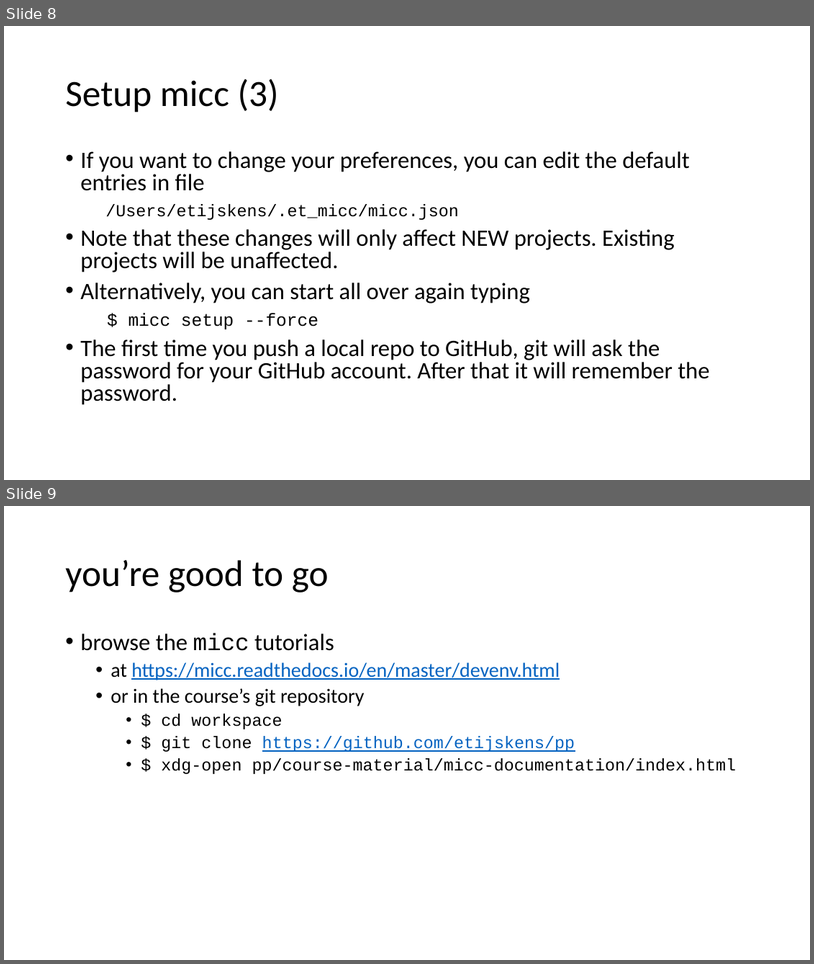
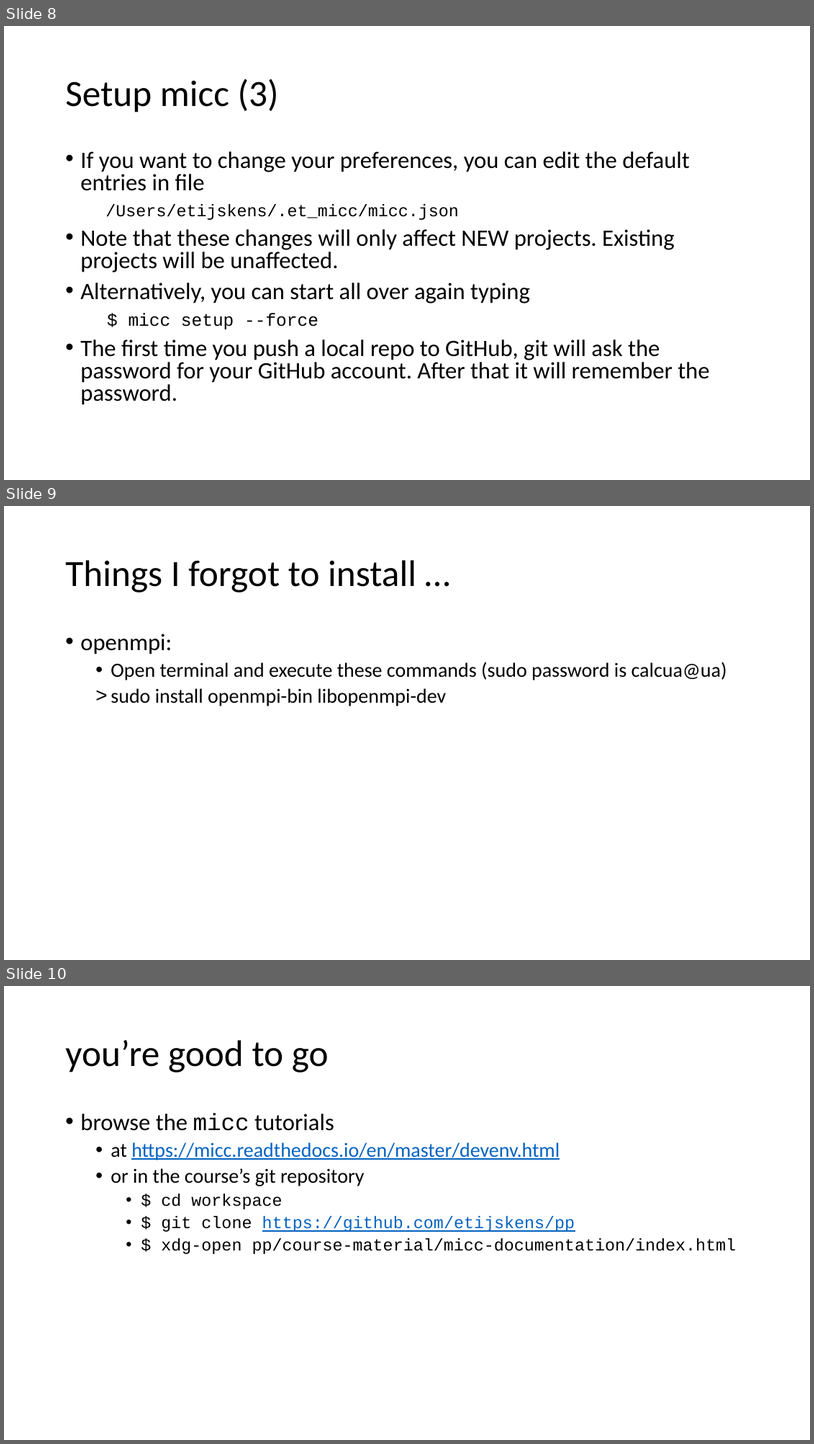
Before and after one commit to etijskens/pp, a slide deck: course-material/personal-setup.pptx. Shown one above the other, each under a label of ours: slides 8 and 9 before the commit, slides 8, 9 and 10 after it. The pictures are 814x964 and 814x1444 pixels, drawn with LibreOffice and Linux fonts; fonts in the diff are those of the drawing. Boxes give left, top, right and bottom in pixels: in the first picture for what was removed or moved away, otherwise in the second. Text is boxed around its words. In the diff, an @@ line names an element or a change of style, - is before the commit and + after.

Commit message:
things i forgot to install

```diff
--- a/course-material/personal-setup.pptx
+++ b/course-material/personal-setup.pptx
@@ slide 9 added at <box>4,506,810,960</box>, background #FFFFFF @@
@@ title added at <box>65,560,417,592</box>, 44 pt, text #000000 @@
+Things I forgot to install …
@@ text added at <box>80,633,728,706</box>, 24 pt, text #000000 @@
+• openmpi:
+  • Open terminal and execute these commands (sudo password is calcua@ua)
+  > sudo install openmpi-bin libopenmpi-dev
@@ what was slide 9 is now slide 10 @@
```
Also in this commit, not shown: 1 other file.
